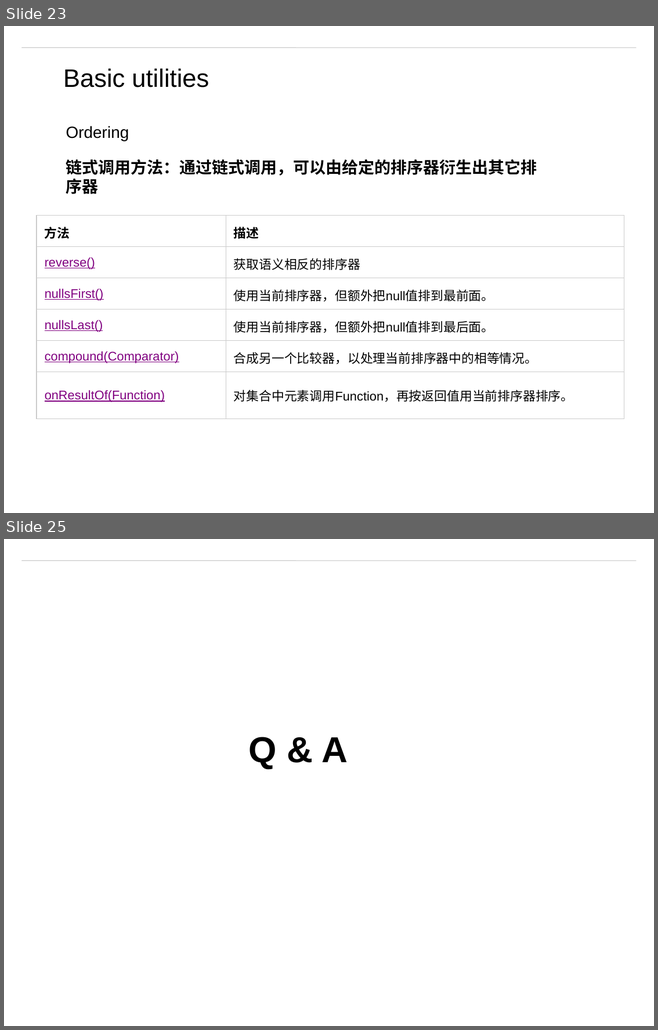
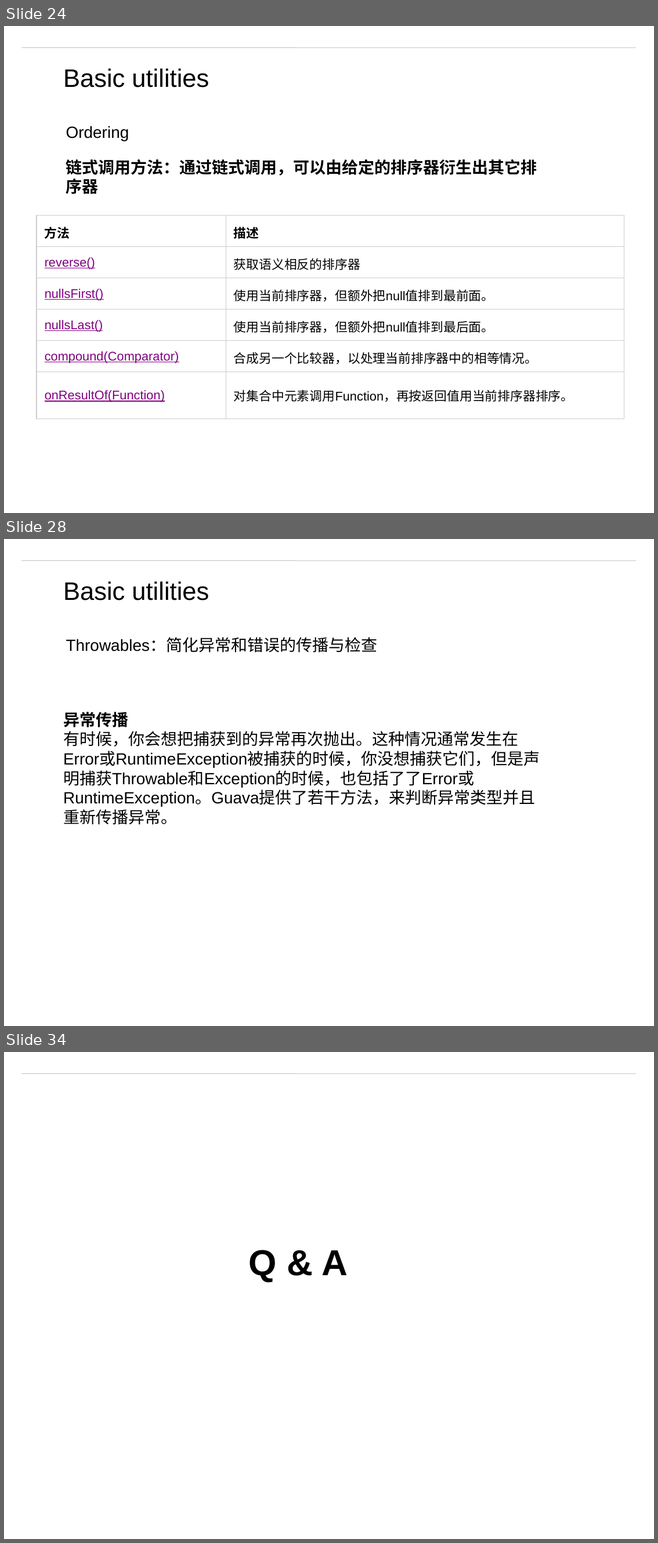
Before and after one commit to matt19870107/Guava, a slide deck: Guava.pptx. Shown one above the other, each under a label of ours: slides 23 and 25 before the commit, slides 24, 28 and 34 after it; the slides between them are not shown. The pictures are 658x1030 and 658x1543 pixels, drawn with LibreOffice and Linux fonts; fonts in the diff are those of the drawing; background and template pictures are left out. Boxes give left, top, right and bottom in pixels: in the first picture for what was removed or moved away, otherwise in the second. Text is boxed around its words. In the diff, an @@ line names an element or a change of style, - is before the commit and + after.

Commit message:
Throwables

```diff
--- a/Guava.pptx
+++ b/Guava.pptx
@@ slide 28 added at (4, 539, 654, 1026), background #FFFFFF; not listed: 1 template element that a slide beside it also shows @@
@@ text added at (63, 581, 209, 600), 28 pt, text #000000 @@
+Basic utilities
@@ text added at (66, 638, 378, 653), 18 pt, text #000000 @@
+Throwables：简化异常和错误的传播与检查
@@ text added at (63, 712, 539, 825), 18 pt, text #000000 @@
+异常传播
+有时候，你会想把捕获到的异常再次抛出。这种情况通常发生在Error或RuntimeException被捕获的时候，你没想捕获它们，但是声明捕获Throwable和Exception的时候，也包括了了Error或RuntimeException。Guava提供了若干方法，来判断异常类型并且重新传播异常。
@@ what was slide 23 is now slide 24 @@
@@ what was slide 25 is now slide 34 @@
```
Also in this commit, not shown: 1 slide changed, 8 other slides added, 11 other files.
